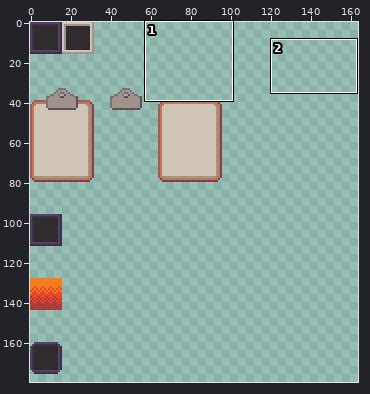
Two versions of one sprite sheet, Assets/__Project/Sprites/UI/UI.png. The first picture is a wide view before the edit; the outline marks the close-up.
Close-up. Before the edit:
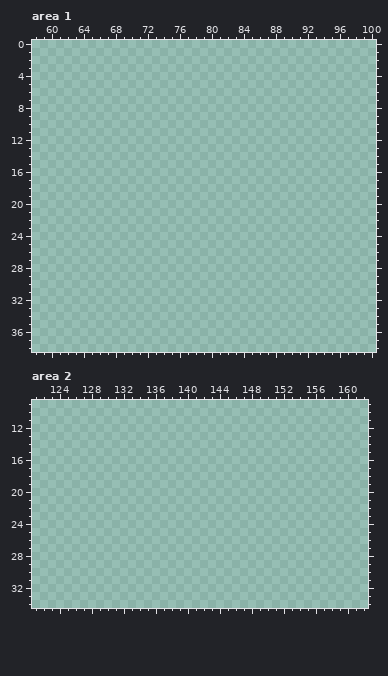
The file is 320x180 pixels. Shown: area 1: x 58..100, y 0..38; area 2: x 121..162, y 9..34. The wide view leaves out empty margins.
The result:
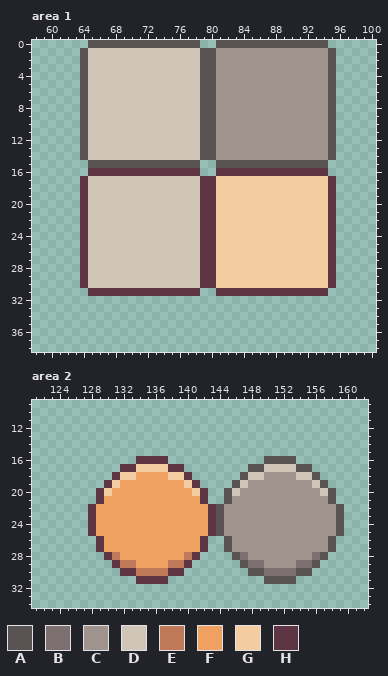
Palette (. is transparent): A #5a5353  B #7d7071  C #a0938e  D #cfc6b8  E #bf7958  F #eea160  G #f4cca1  H #5e3643
The edit:
Area 1:
There is now colour A in row 0 at x 65 to 78 and 81 to 94; in rows 1 to 14 at x 64, 79 to 80 and 95; in row 15 at x 65 to 78 and 81 to 94.
There is now colour C in rows 1 to 14 at x 81 to 94.
There is now colour D in rows 1 to 14 at x 65 to 78; in rows 17 to 30 at x 65 to 78.
There is now colour G in rows 17 to 30 at x 81 to 94.
There is now colour H in row 16 at x 65 to 78 and 81 to 94; in rows 17 to 30 at x 64, 79 to 80 and 95; in row 31 at x 65 to 78 and 81 to 94.
Area 2:
There is now colour A in row 16 at x 150 to 153; in row 17 at x 148 to 149 and 154 to 155; in row 18 at x 147 and 156; in row 19 at x 146 and 157; in rows 20 to 21 at x 145 and 158; in rows 22 to 25 at x 144 and 159.
There is now colour A in rows 26 to 27 at x 145 and 158; in row 28 at x 146 and 157; in row 29 at x 147 and 156; in row 30 at x 148 to 149 and 154 to 155; in row 31 at x 150 to 153.
There is now colour B in row 28 at x 147 and 156; in row 29 at x 148 to 149 and 154 to 155; in row 30 at x 150 to 153.
There is now colour C in row 18 at x 150 to 153; in row 19 at x 148 to 155; in row 20 at x 147 to 156; in row 21 at x 146 to 157; in rows 22 to 25 at x 145 to 158; in rows 26 to 27 at x 146 to 157.
There is now colour C in row 28 at x 148 to 155; in row 29 at x 150 to 153.
There is now colour D in row 17 at x 150 to 153; in row 18 at x 148 to 149 and 154 to 155; in row 19 at x 147 and 156; in row 20 at x 146 and 157.
There is now colour E in row 28 at x 131 and 140; in row 29 at x 132 to 133 and 138 to 139; in row 30 at x 134 to 137.
There is now colour F in row 18 at x 134 to 137; in row 19 at x 132 to 139; in row 20 at x 131 to 140; in row 21 at x 130 to 141; in rows 22 to 25 at x 129 to 142; in rows 26 to 27 at x 130 to 141.
There is now colour F in row 28 at x 132 to 139; in row 29 at x 134 to 137.
There is now colour G in row 17 at x 134 to 137; in row 18 at x 132 to 133 and 138 to 139; in row 19 at x 131 and 140; in row 20 at x 130 and 141.
There is now colour H in row 16 at x 134 to 137; in row 17 at x 132 to 133 and 138 to 139; in row 18 at x 131 and 140; in row 19 at x 130 and 141; in rows 20 to 21 at x 129 and 142; in rows 22 to 25 at x 128 and 143.
There is now colour H in rows 26 to 27 at x 129 and 142; in row 28 at x 130 and 141; in row 29 at x 131 and 140; in row 30 at x 132 to 133 and 138 to 139; in row 31 at x 134 to 137.
